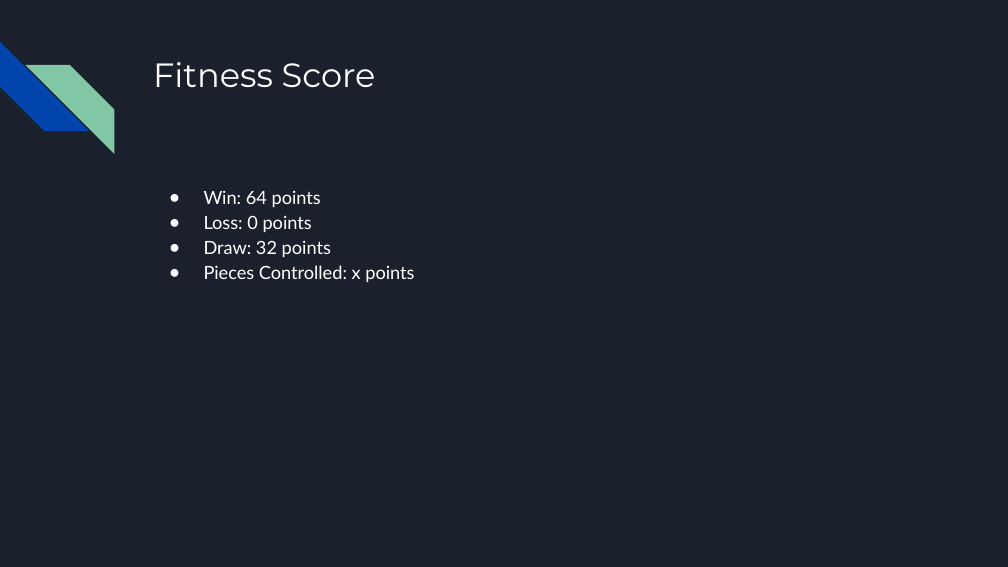
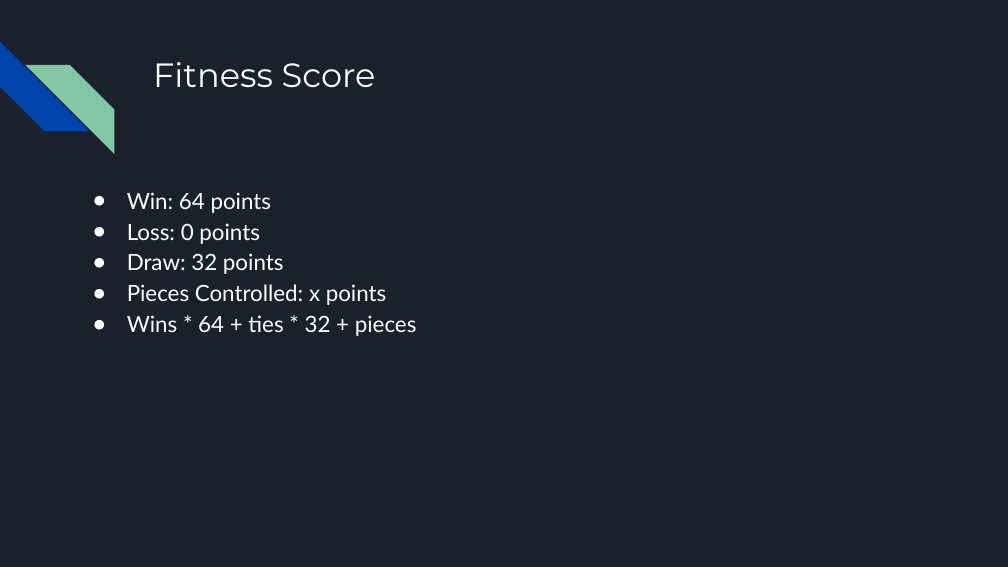
Before and after one commit to anna-porter/Reversi, a slide deck: slide 11 of Evolving a Reversi Player.pptx. Drawn at 1008x567 pixels with LibreOffice and Linux fonts; fonts in the diff are those of the drawing. Boxes give left, top, right and bottom in pixels: in the first picture for what was removed or moved away, otherwise in the second. Text is boxed around its words. In the diff, an @@ line names an element or a change of style, - is before the commit and + after.

```diff
--- a/Evolving a Reversi Player.pptx
+++ b/Evolving a Reversi Player.pptx
@@ text "Win: 64 points": place and size @@
-text "Win: 64 points" at box(204, 191, 414, 282)
+text "Win: 64 points" at box(127, 192, 417, 336)
@@ text at box(127, 192, 387, 305): size 13 to 16 pt in "Win: 64 points", "Loss: 0 points", "Draw: 32 points", "Pieces Controlled: x points" @@
@@ text at box(127, 315, 417, 336): paragraph added @@
+● Wins * 64 + ties * 32 + pieces
```
Also in this commit, not shown: 8 other slides changed, 8 slides added, 2 slides removed.
